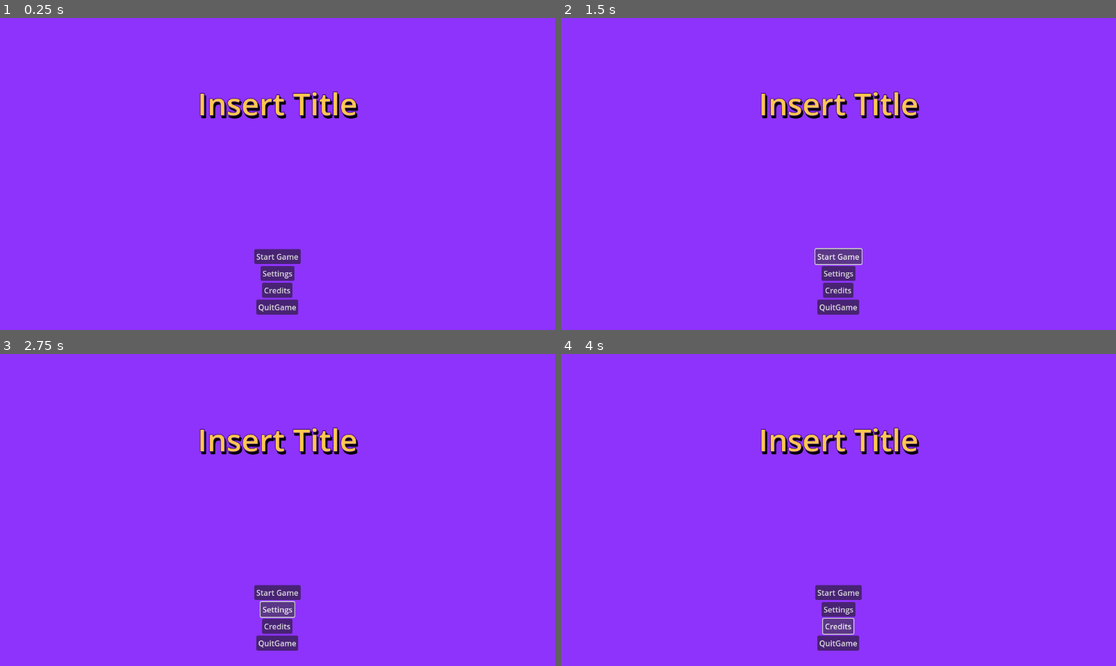
Above: before the commit, frames 1-4 (two rows, left to right).
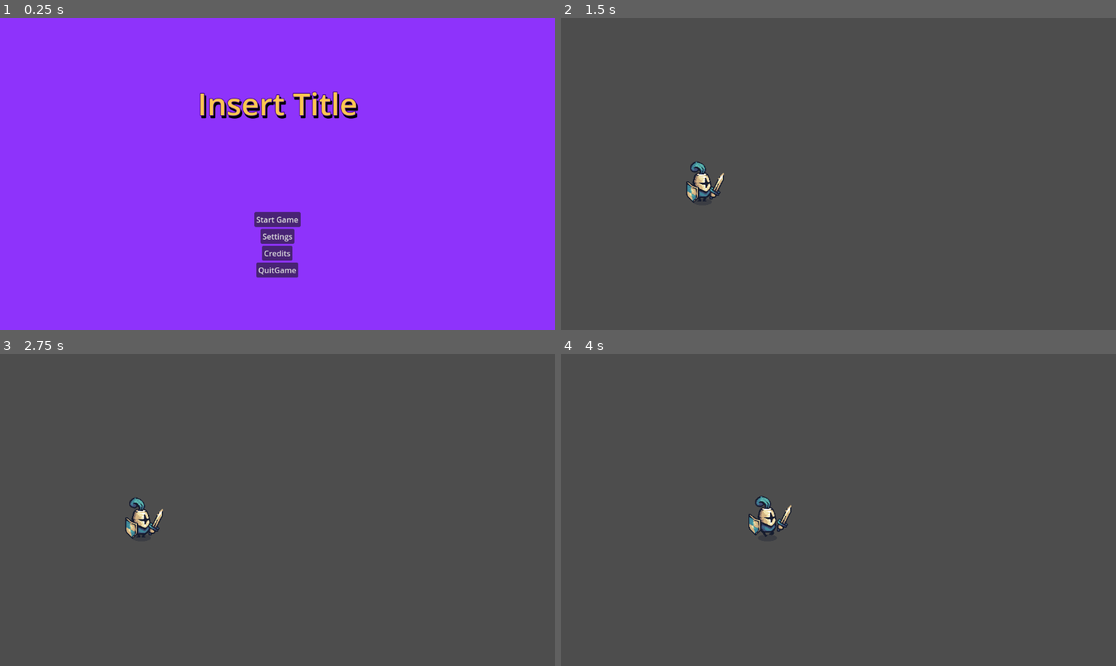
Above: after the commit, the same moments.

Repository: RaylockOblivion/PirateSoftwareJam
Game: Godot game, scene res://UI/MainMenu.tscn
Two runs of this game, one before a commit and one after it. Both use one fixed random seed, a clock stepped at 60 frames per second and the inputs below. This scene is started directly instead of the project's main scene.
Inputs (mouse positions are in pixels of both pictures, inside the frame that each line leads up to):
- Up to frame 1 (0.25 s): no input
- Up to frame 2 (1.5 s): click "Start Game" at 0.5 s; click (838, 255) at 1.25 s, where only the run before the commit has a clickable "Start Game"
- Up to frame 3 (2.75 s): click (277, 609) at 2 s, where only the run before the commit has a clickable "Settings"
- Up to frame 4 (4 s): click (838, 625) at 2.75 s, where only the run before the commit has a clickable "Credits"; hold Right (ui_right) from 3.53 s (still down)

The runs differ from the first frame. In frame 1, 2.0% of the frame differs, in the area x 45-55%, y 62-96%; in frame 2, 100%, in the area x 0-100%, y 0-100%; in frame 3, 100%; in frame 4, 100%.

Commit message:
Basic Main Menu functionality

Diff:
--- /dev/null
+++ b/Scripts/main_menu_script.gd
@@ -0,0 +1,10 @@
+extends Control
+
+@export var level:PackedScene
+@onready var tree:SceneTree = get_tree()
+
+func _on_start_btn_pressed():
+	tree.change_scene_to_packed(level)
+
+func _on_quit_btn_pressed():
+	tree.quit()
--- a/Scripts/player_movement.gd
+++ b/Scripts/player_movement.gd
@@ -7,7 +7,6 @@
 
 # Get the gravity from the project settings to be synced with RigidBody nodes.
 var gravity = ProjectSettings.get_setting("physics/2d/default_gravity")
-
 
 func _physics_process(delta):
 	# Add the gravity.
--- a/UI/MainMenu.tscn
+++ b/UI/MainMenu.tscn
@@ -1,4 +1,7 @@
-[gd_scene format=3 uid="uid://cgx77dxwqkpgv"]
+[gd_scene load_steps=3 format=3 uid="uid://cgx77dxwqkpgv"]
+
+[ext_resource type="Script" path="res://Scripts/main_menu_script.gd" id="1_yj0jo"]
+[ext_resource type="PackedScene" uid="uid://cn5uyx74c6b3w" path="res://Scenes/main.tscn" id="2_a6htu"]
 
 [node name="MainMenu" type="Control"]
 layout_mode = 3
@@ -7,6 +10,8 @@
 anchor_bottom = 1.0
 grow_horizontal = 2
 grow_vertical = 2
+script = ExtResource("1_yj0jo")
+level = ExtResource("2_a6htu")
 
 [node name="BgRect" type="ColorRect" parent="."]
 layout_mode = 1
@@ -50,7 +55,7 @@
 
 [node name="BtnBox" type="VBoxContainer" parent="MarginContainer/MenuContainer"]
 layout_mode = 2
-size_flags_vertical = 10
+size_flags_vertical = 6
 
 [node name="StartGameBtn" type="Button" parent="MarginContainer/MenuContainer/BtnBox"]
 layout_mode = 2
@@ -94,3 +99,6 @@
 focus_previous = NodePath("../CreditsBtn")
 text = "QuitGame
 "
+
+[connection signal="pressed" from="MarginContainer/MenuContainer/BtnBox/StartGameBtn" to="." method="_on_start_btn_pressed"]
+[connection signal="pressed" from="MarginContainer/MenuContainer/BtnBox/QuitGameBtn" to="." method="_on_quit_btn_pressed"]
